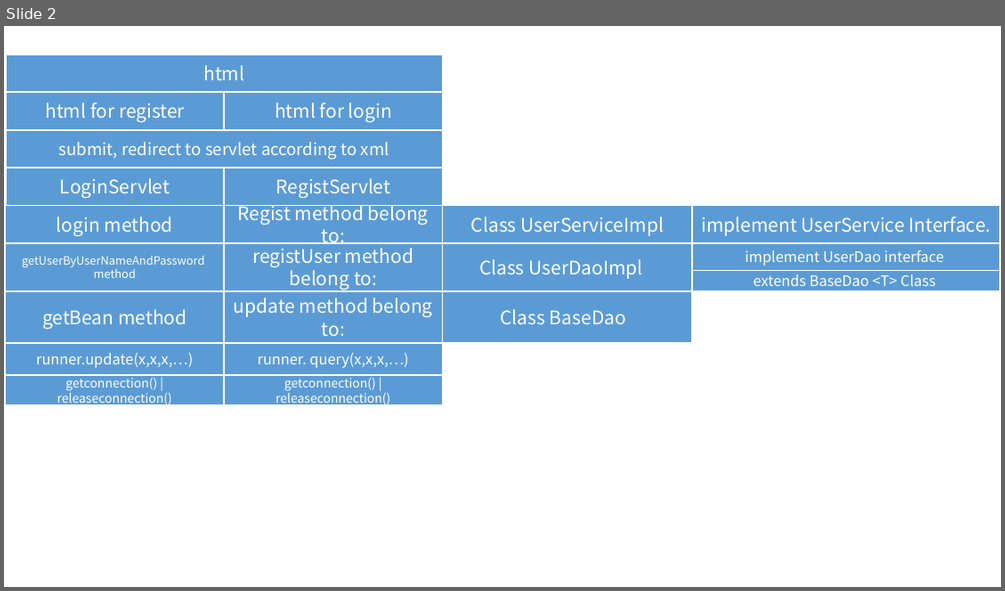
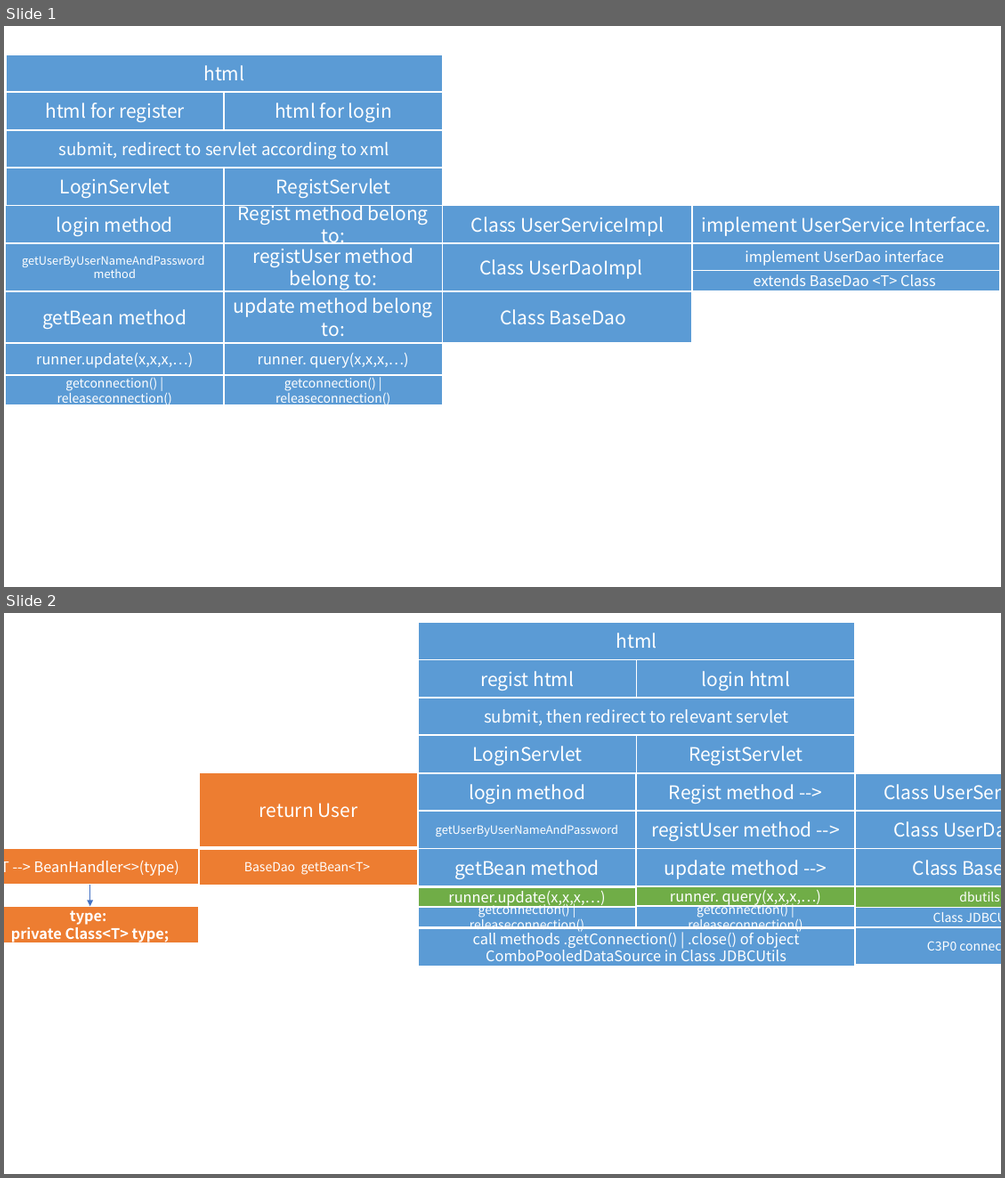
Before and after one commit to JiaPeng1234/BookStore_08_Eclipse, a slide deck: basic_arch.pptx. Shown one above the other, each under a label of ours: slide 2 before the commit, slides 1 and 2 after it. The pictures are 1005x591 and 1005x1178 pixels, drawn with LibreOffice and Linux fonts; fonts in the diff are those of the drawing. Boxes give left, top, right and bottom in pixels: in the first picture for what was removed or moved away, otherwise in the second. Text is boxed around its words. In the diff, an @@ line names an element or a change of style, - is before the commit and + after.

```diff
--- a/basic_arch.pptx
+++ b/basic_arch.pptx
@@ slide 2 added at [4, 613, 1001, 1174], background #FFFFFF @@
@@ group added at [4, 622, 1001, 966]: 27 rectangles, 1 arrow @@
+html
+regist html
+login html
+submit, then redirect to relevant servlet
+LoginServlet
+RegistServlet
+call methods .getConnection() | .close() of object ComboPooledDataSource in Class JDBCUtils
+Class UserServiceImpl
+Class UserDaoImpl
+login method
+Regist method -->
+getUserByUserNameAndPassword
+registUser method -->
+Class BaseDao
+getBean method
+update method -->
+runner.update(x,x,x,…)
+getconnection() | releaseconnection()
+runner. query(x,x,x,…)
+getconnection() | releaseconnection()
+Class JDBCUtils
+dbutils
+C3P0 connectpool
+return User
+BaseDao getBean<T>
+T --> BeanHandler<>(type)
+type:
+private Class<T> type;
@@ what was slide 2 is now slide 1 @@
```
Also in this commit, not shown: 1 other slide added, 2 other files.
